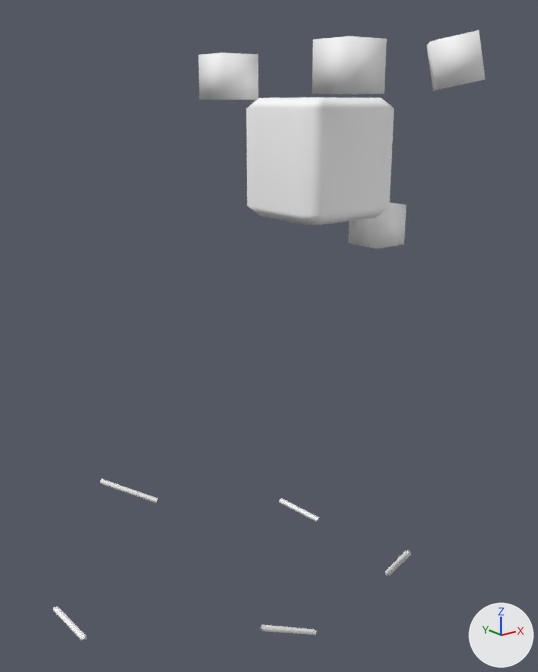
The FBX model Reference/Resource/Mesh/Animation/Effect/E_BG_Normal.fbx as it was, and as the next commit left it.
One viewpoint serves both versions: a 50 mm camera at (-0.0451, -0.0494, 0.0046) aimed at (-0.0023, 0.004, -0.0168). Arrows for +X, +Y and +Z are at lower right; the lights stay in place. Where no turn or scale is listed for an object, it has been applied to the vertices.

The first picture shows 'core', 'line1', 'line2', 'line3', 'line4', 'line5', 'particleL1', 'particleL5', 'particleL6', 'particleL7'.
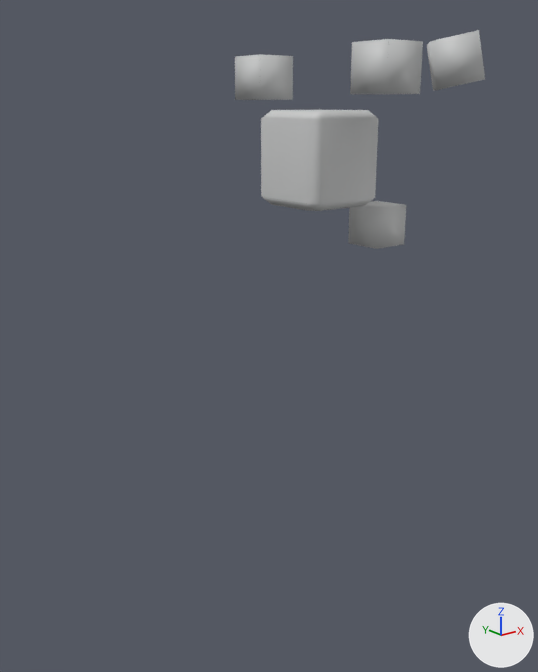
What differs and where, as boxes [x1, y1, x2, y2] in the pictures (538 x 672 px):
'core', surface changed, rescaled (21% narrower, 21% shorter): before [246, 97, 394, 225]; after [261, 110, 378, 211]
'particleL5', surface changed, moved: before [312, 36, 387, 94]; after [350, 39, 423, 94]
'particleL6', surface changed, moved: before [198, 53, 258, 100]; after [235, 54, 293, 100]
'particleL1', surface changed (white to grey): [427, 30, 485, 91] in both
'particleL7', surface changed: [348, 201, 406, 249] in both
'line1', surface changed, moved (not visible afterwards): before [259, 625, 317, 635]
'line4', surface changed, moved (not visible afterwards): before [100, 478, 158, 503]
'line5', surface changed, moved (not visible afterwards): before [53, 606, 87, 641]
'line2', surface changed, moved (not visible afterwards): before [279, 498, 319, 522]
'line3', surface changed, moved (not visible afterwards): before [385, 550, 411, 576]

Edits to the bpy script that builds the scene:
```text
Add img_e_bg_normal_png:
    img_e_bg_normal_png = load_image('E_BG_Normal.png', 'E_BG_Normal.png', 1024, 1024, 'sRGB')
Change mat_lambert1:
    remove mat_lambert1.base_color = (1.0, 1.0, 1.0)  # white #ffffff
    mat_lambert1.roughness: 0.553 -> 0.5
    add mat_lambert1.texture = img_e_bg_normal_png  # with its transparency
Change ob_line2:
    ob_line2.location: (0.0051, 0.0078, -0.04) -> (0.0, 0.0001, 0.0)
Change ob_line5:
    ob_line5.location: (-0.0236, 0.006, -0.04) -> (0.0, 0.0001, 0.0)
Change ob_line1:
    ob_line1.location: (-0.0088, -0.0071, -0.04) -> (0.0, 0.0001, 0.0)
Change ob_particlel6:
    ob_particlel6.location: (-0.004, 0.0077, 0.0068) -> (0.0, 0.0077, 0.0068)
Change ob_core:
    ob_core.scale: (1.0, 1.0, 1.0) -> (0.8, 0.8, 0.8)
Change ob_line3:
    ob_line3.location: (0.006, -0.0062, -0.04) -> (0.0, 0.0001, 0.0)
Change ob_particlel5:
    ob_particlel5.location: (-0.004, -0.0075, 0.0071) -> (0.0, -0.0075, 0.0071)
Change ob_line4:
    ob_line4.location: (-0.0079, 0.0241, -0.04) -> (0.0, 0.0001, 0.0)
```
